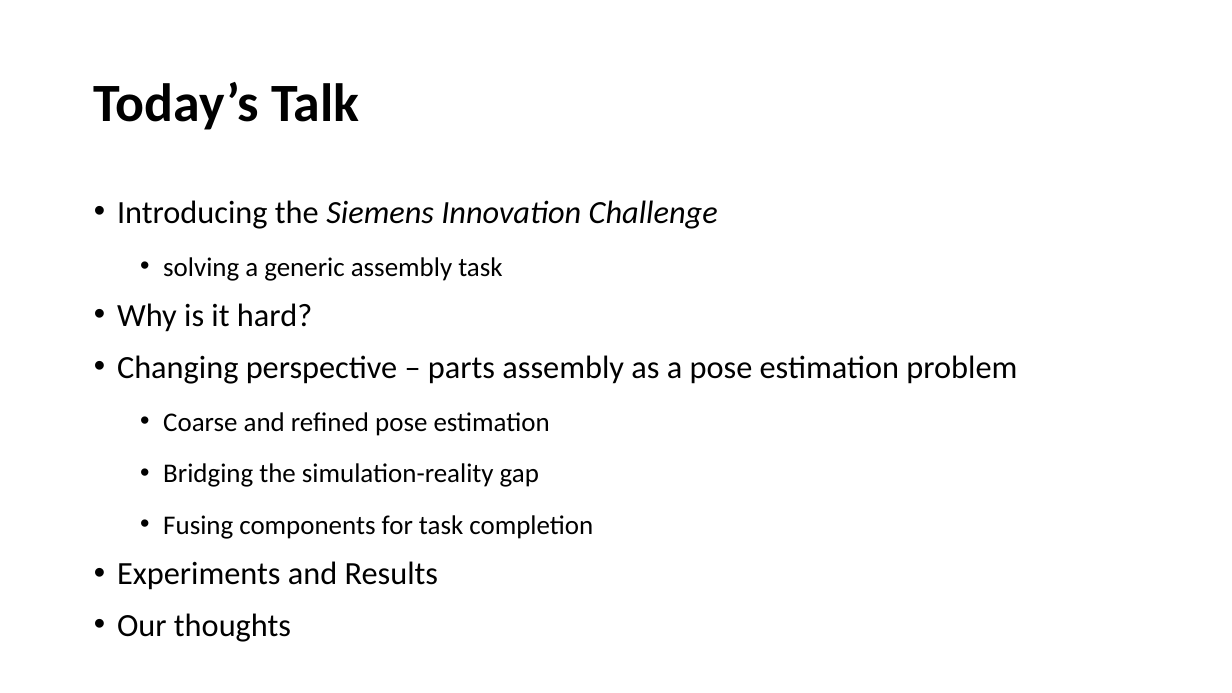
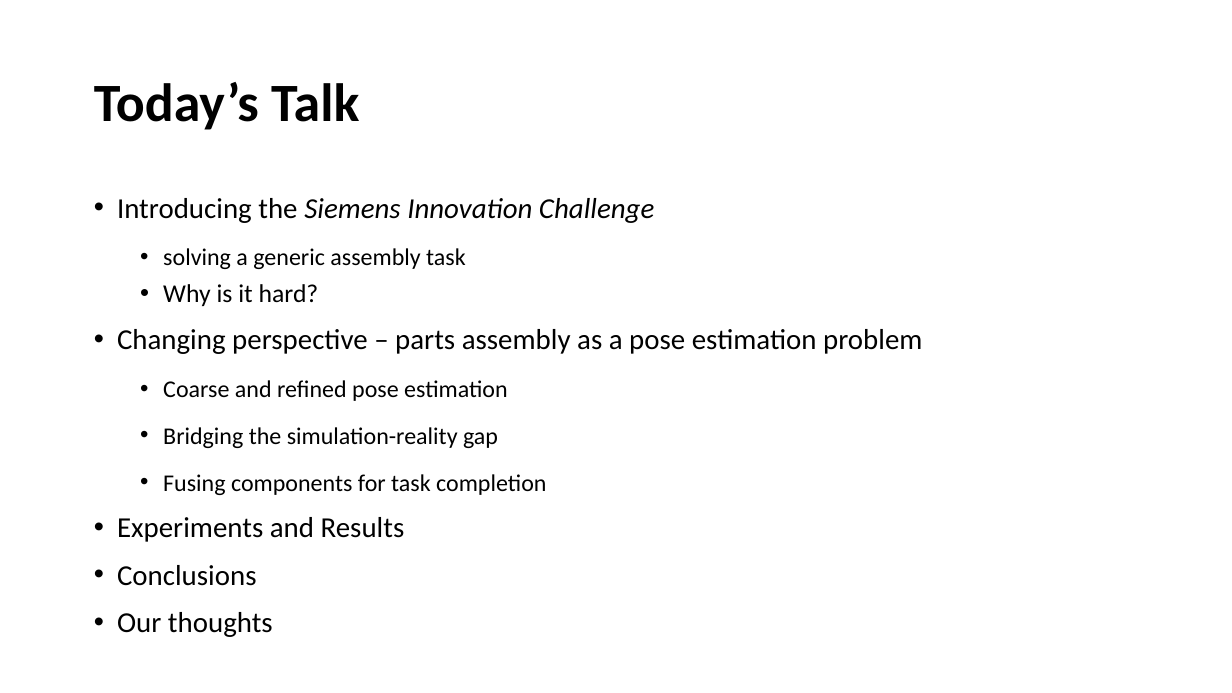
Before and after one commit to farjon/IRS_course, a slide deck: slide 2 of FinalProject/FinalProject.pptx. Drawn at 1232x693 pixels with LibreOffice and Linux fonts; fonts in the diff are those of the drawing. Boxes give left, top, right and bottom in pixels: in the first picture for what was removed or moved away, otherwise in the second. Text is boxed around its words. In the diff, an @@ line names an element or a change of style, - is before the commit and + after.

```diff
--- a/FinalProject/FinalProject.pptx
+++ b/FinalProject/FinalProject.pptx
@@ text at (117,198,922,637): size 25.2 to 22.5 pt in "Introducing the Siemens Innovation Challenge", "Changing perspective – parts assembly as a ...", "Experiments and Results", "Our thoughts"; size 21 to 18.8 pt in "solving a generic assembly task", "Coarse and refined pose estimation", "Bridging the simulation-reality gap", "Fusing components for task completion"; size 25.2 to 20 pt in "Why is it hard?"; list level 1 to 2 in "Why is it hard?" @@
@@ text at (117,565,257,586): paragraph added @@
+• Conclusions
```
Also in this commit, not shown: 1 slide added, 1 other file.
